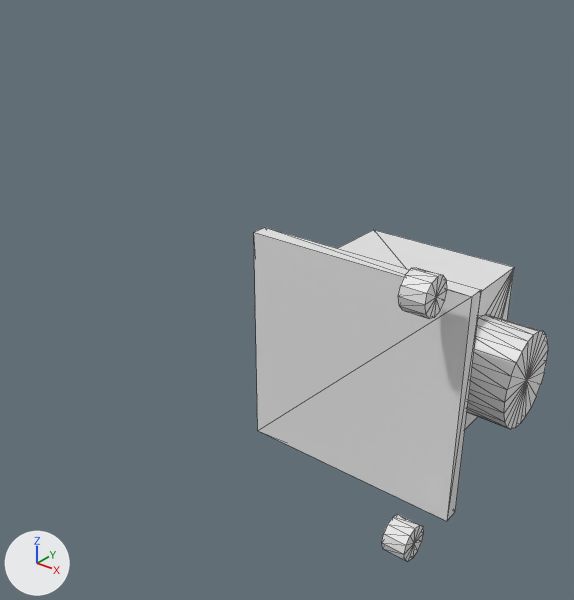
Two versions of the OBJ model assets/meshes/drones/phantom4/phantom4__camera.obj, one commit apart.
One viewpoint serves both versions: a 50 mm lens placed at (0.181, -0.157, 0.135), pointed at (0.013, 0.053, 0.005). The axes (+X, +Y, +Z) are drawn at lower left. The lights are the same throughout. The picture after the commit comes second. Mesh edges are drawn as thin lines. Where no turn or scale is listed for an object, it has been applied to the vertices.

The first picture shows 'phantom4__camera'.
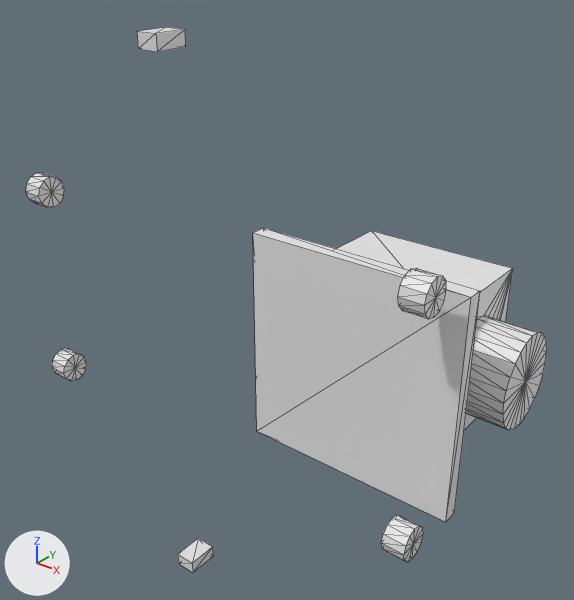
Where the change shows, as pixel boxes [x1, y1, x2, y2] in the pictures (574 x 600 px; the box of a moved part takes in the faces that stretch with it):
'phantom4__camera', reshaped (77% wider, 63% taller): before [254, 228, 548, 561]; after [26, 27, 547, 572]
part 1 of me_phantom4__camera, moved or reshaped: before [254, 228, 548, 521]; after [253, 228, 547, 522]
part 2 of me_phantom4__camera, moved or reshaped: before [382, 514, 424, 561]; after [381, 515, 423, 562]
part 3 of me_phantom4__camera, moved or reshaped: before [398, 268, 447, 319]; after [398, 268, 446, 319]
part 4 of me_phantom4__camera, added: after [52, 348, 86, 381]
part 5 of me_phantom4__camera, added: after [26, 173, 64, 207]
part 6 of me_phantom4__camera, added: after [178, 538, 213, 572]
part 7 of me_phantom4__camera, added: after [137, 27, 186, 52]

The change, as a diff of the scene's bpy script:
```diff
--- a/assets/meshes/drones/phantom4/phantom4__camera.obj.py
+++ b/assets/meshes/drones/phantom4/phantom4__camera.obj.py
@@ me_phantom4__camera @@
 # used by ob_phantom4__camera; location = (0.0, 0.0, 0.0)
-me_phantom4__camera.from_pydata(...)  # 149 vertices, 286 faces; spans x 0.017..0.1039, y 0.0123..0.087, z -0.049..0.049
+me_phantom4__camera.from_pydata(...)  # 261 vertices, 486 faces; spans x -0.081..0.1039, y 0.0081..0.0856, z -0.1039..0.1039
+# me_phantom4__camera part 1: the loose piece of 97 vertices spanning x 0.017..0.1039, y 0.0305..0.087, z -0.0398..0.0398 is scaled about the mesh origin by (1, 0.985, 1)
+# me_phantom4__camera part 2: the loose piece of 26 vertices spanning x 0.0838..0.0919, y 0.0123..0.0243, z -0.049..-0.0367 is moved by (0.0, -0.0003, 0.0)
+# me_phantom4__camera part 3: the loose piece of 26 vertices spanning x 0.0838..0.0919, y 0.0123..0.0243, z 0.0367..0.049 is moved by (0.0, -0.0003, 0.0)
+# me_phantom4__camera part 4: a new loose piece, a 12-sided cylinder along x spanning x -0.081..-0.0728, y 0.0101..0.0219, z -0.0451..-0.0329
+# me_phantom4__camera part 5: a new loose piece, a 12-sided cylinder along x spanning x -0.081..-0.0728, y 0.0101..0.0219, z 0.0329..0.0451
+# me_phantom4__camera part 6: a new loose piece, a box spanning x -0.0077..0.0004, y 0.0081..0.0199, z -0.1039..-0.0988
+# me_phantom4__camera part 7: a new loose piece, a box spanning x -0.0077..0.0004, y 0.0081..0.0199, z 0.0988..0.1039
+# other edits to the shape of me_phantom4__camera do not show in these pictures
```
